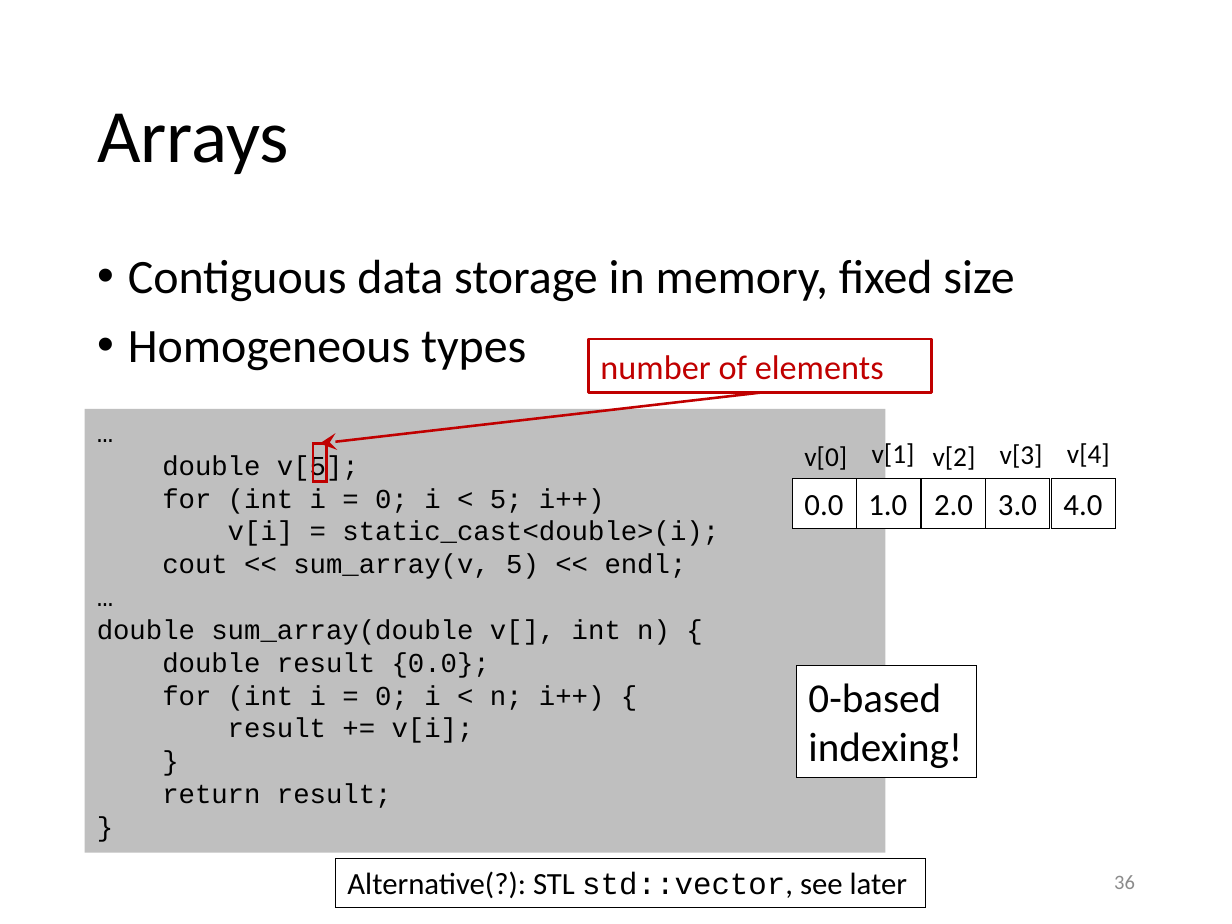
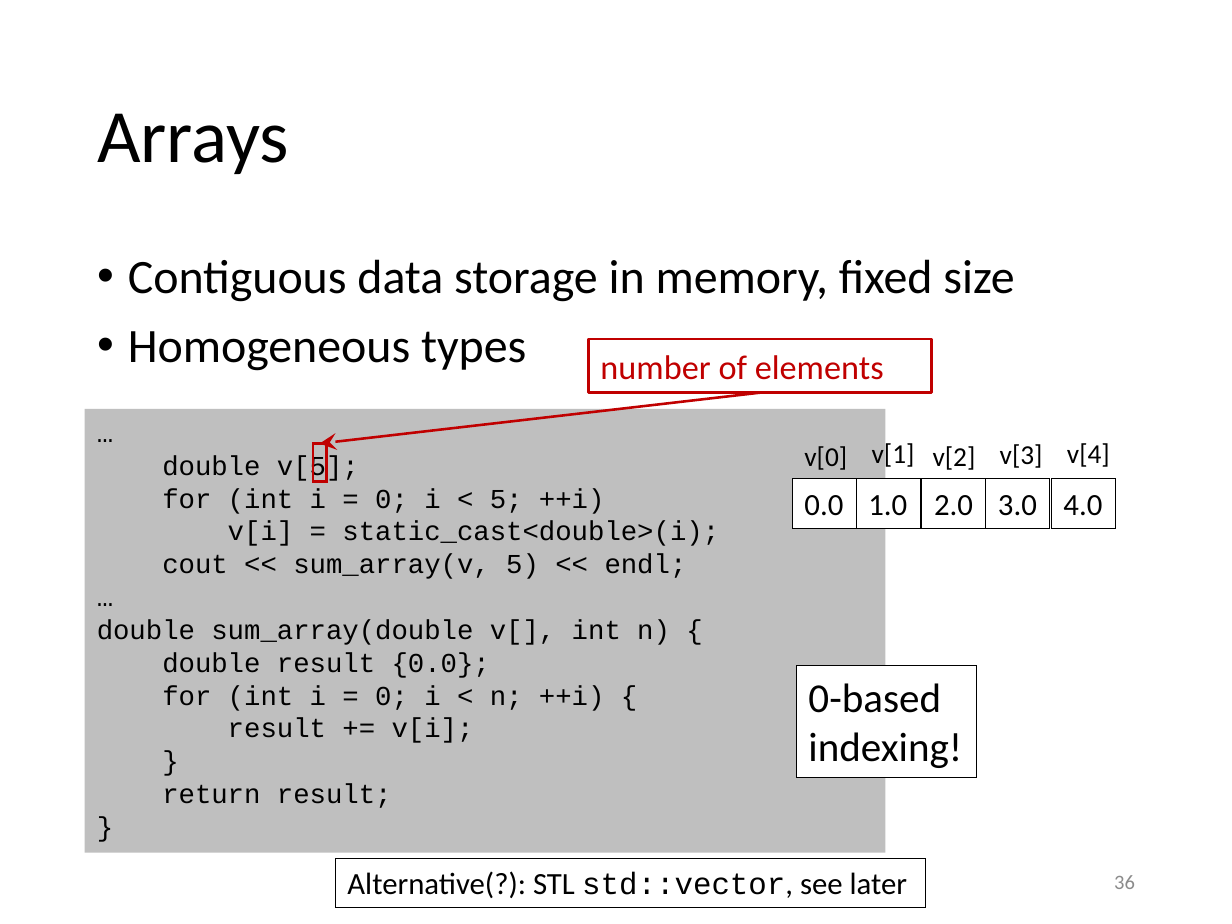
Before and after one commit to gjbex/Scientific-C-plus-plus, a slide deck: slide 36 of scientific_cpp.pptx. Drawn at 1232x924 pixels with LibreOffice and Linux fonts; fonts in the diff are those of the drawing. Boxes give left, top, right and bottom in pixels: in the first picture for what was removed or moved away, otherwise in the second. Text is boxed around its words. In the diff, an @@ line names an element or a change of style, - is before the commit and + after.

```diff
--- a/scientific_cpp.pptx
+++ b/scientific_cpp.pptx
@@ text in rectangle at (x1=162, y1=488, x2=605, y2=514): text changed @@
-for (int i = 0; i < 5; i++)
+for (int i = 0; i < 5; ++i)
@@ text in rectangle at (x1=162, y1=685, x2=605, y2=711): text changed @@
-for (int i = 0; i < n; i++) {
+for (int i = 0; i < n; ++i) {
```
Also in this commit, not shown: 8 other slides changed.
